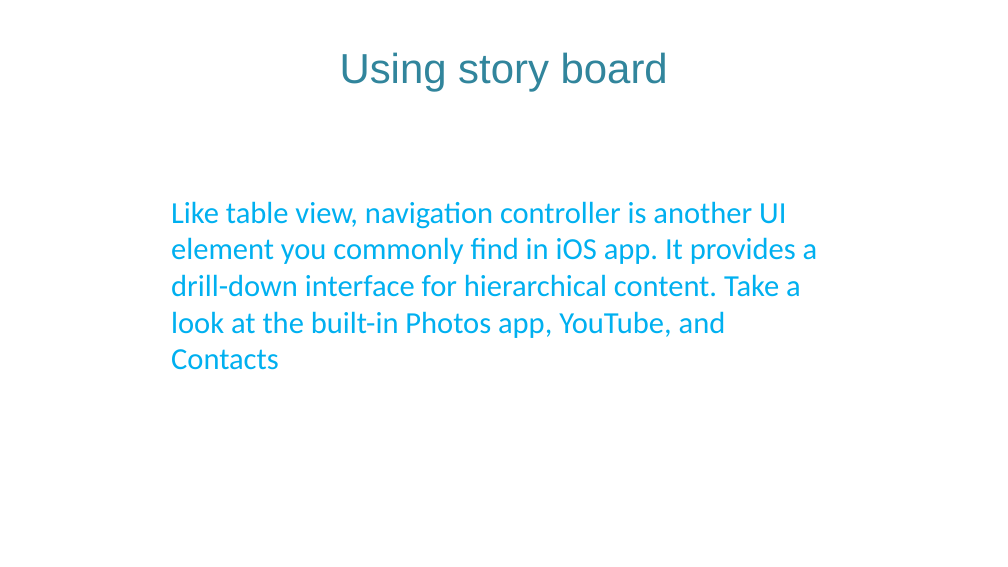
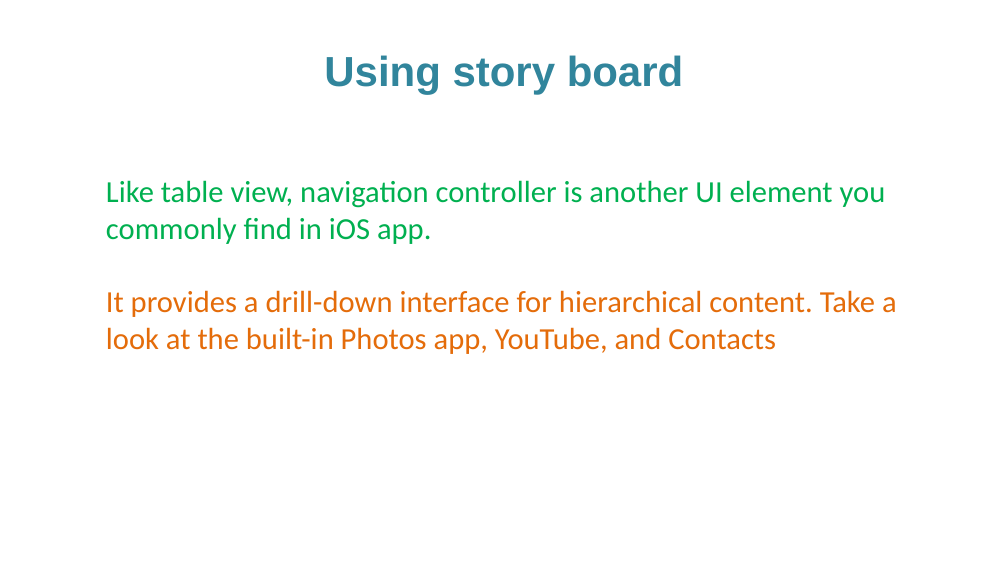
Before and after one commit to aminhngn/Course_Mobile_IOS, a slide deck: slide 38 of course/IOS_Module_02_ui_design.pptx (slide 28 before the commit). Drawn at 1008x567 pixels with LibreOffice and Linux fonts; fonts in the diff are those of the drawing. Boxes give left, top, right and bottom in pixels: in the first picture for what was removed or moved away, otherwise in the second. Text is boxed around its words. In the diff, an @@ line names an element or a change of style, - is before the commit and + after.

```diff
--- a/course/IOS_Module_02_ui_design.pptx
+++ b/course/IOS_Module_02_ui_design.pptx
@@ text "Using story board" at [324, 55, 684, 95]: size 39.9 to 40 pt, bold on; line spacing 0.9 to 1 @@
@@ text at [106, 180, 897, 354]: text changed; size 29 to 29.1 pt; text colour #00B0F0 to #E46C0A @@
-Like table view, navigation controller is another UI element you commonly find in iOS app. It provides a drill-down interface for hierarchical content. Take a look at the built-in Photos app, YouTube, and Contacts
+Like table view, navigation controller is another UI element you commonly find in iOS app.
+It provides a drill-down interface for hierarchical content. Take a look at the built-in Photos app, YouTube, and Contacts
```
Also in this commit, not shown: 17 other slides changed, 10 slides added, 4 slides removed, 1 other file.
